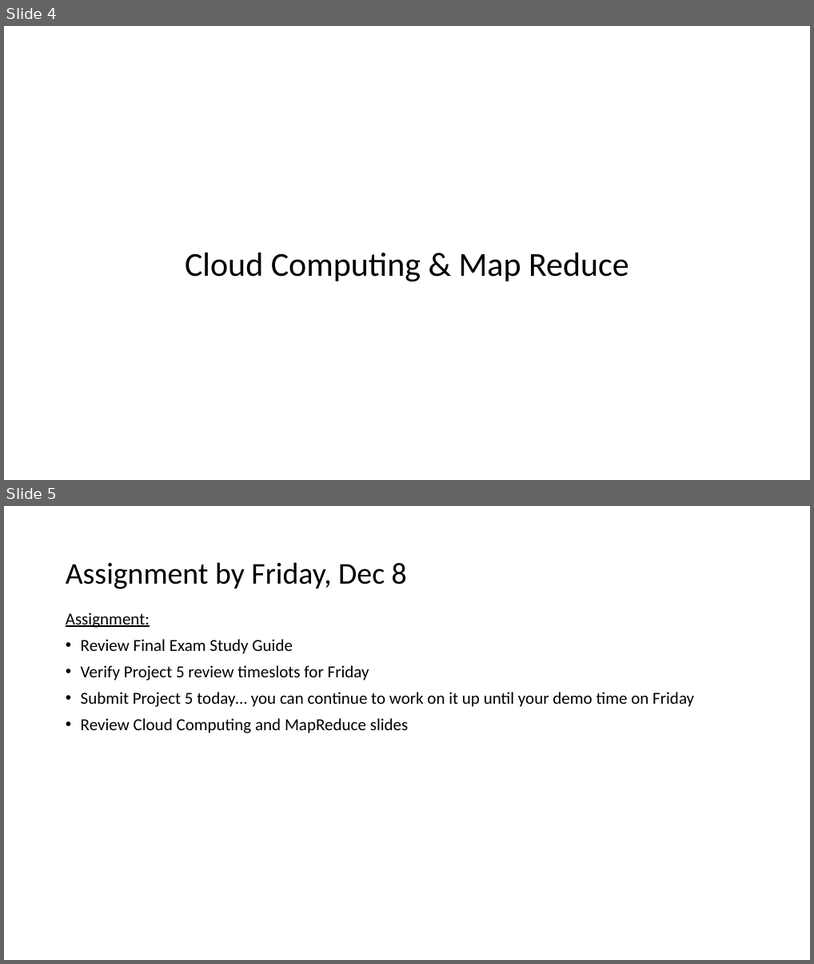
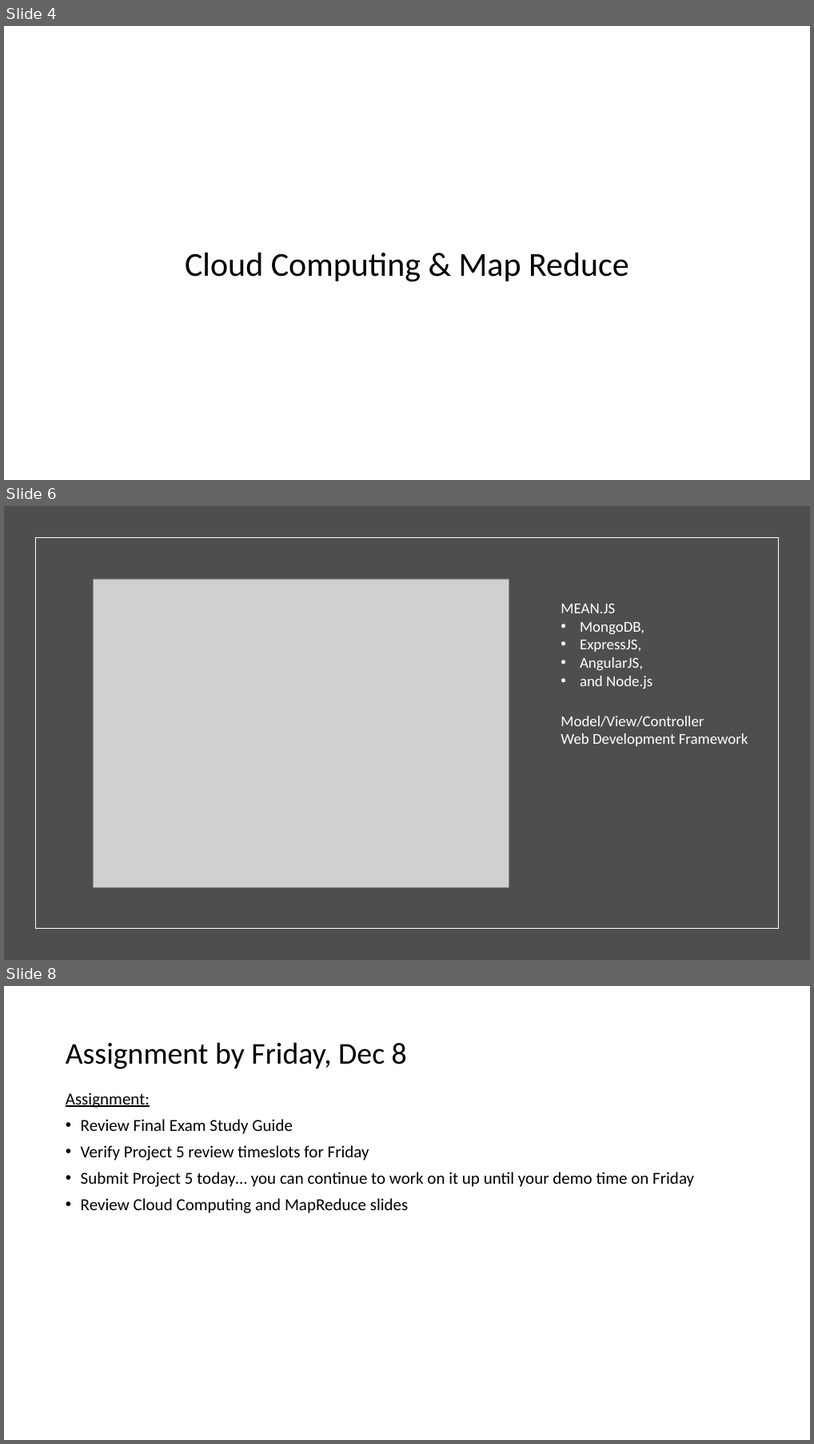
Before and after one commit to EricJPogue/www-epogue-info, a slide deck: CPSC-24700/Presentations/session-40.pptx. Shown one above the other, each under a label of ours: slides 4 and 5 before the commit, slides 4, 6 and 8 after it; the slides between them are not shown. The pictures are 814x964 and 814x1444 pixels, drawn with LibreOffice and Linux fonts; fonts in the diff are those of the drawing; grey boxes stand for pictures. Boxes give left, top, right and bottom in pixels: in the first picture for what was removed or moved away, otherwise in the second. Text is boxed around its words. In the diff, an @@ line names an element or a change of style, - is before the commit and + after.

```diff
--- a/CPSC-24700/Presentations/session-40.pptx
+++ b/CPSC-24700/Presentations/session-40.pptx
@@ slide 6 added at bbox=[4, 506, 810, 960], background #FFFFFF @@
@@ rectangle added at bbox=[4, 506, 810, 960], fill #4E4E4E @@
@@ rectangle added at bbox=[35, 538, 779, 928], outline #FFFFFF 1 pt @@
@@ picture added at bbox=[93, 579, 509, 887] @@
@@ text added at bbox=[561, 604, 653, 688], 18 pt, text #FFFFFF @@
+MEAN.JS
+• MongoDB,
+• ExpressJS,
+• AngularJS,
+• and Node.js
@@ text added at bbox=[561, 716, 749, 746], 18 pt, text #FFFFFF @@
+Model/View/Controller
+Web Development Framework
@@ what was slide 5 is now slide 8 @@
```
Also in this commit, not shown: 1 slide changed, 2 other slides added, 3 other files.
